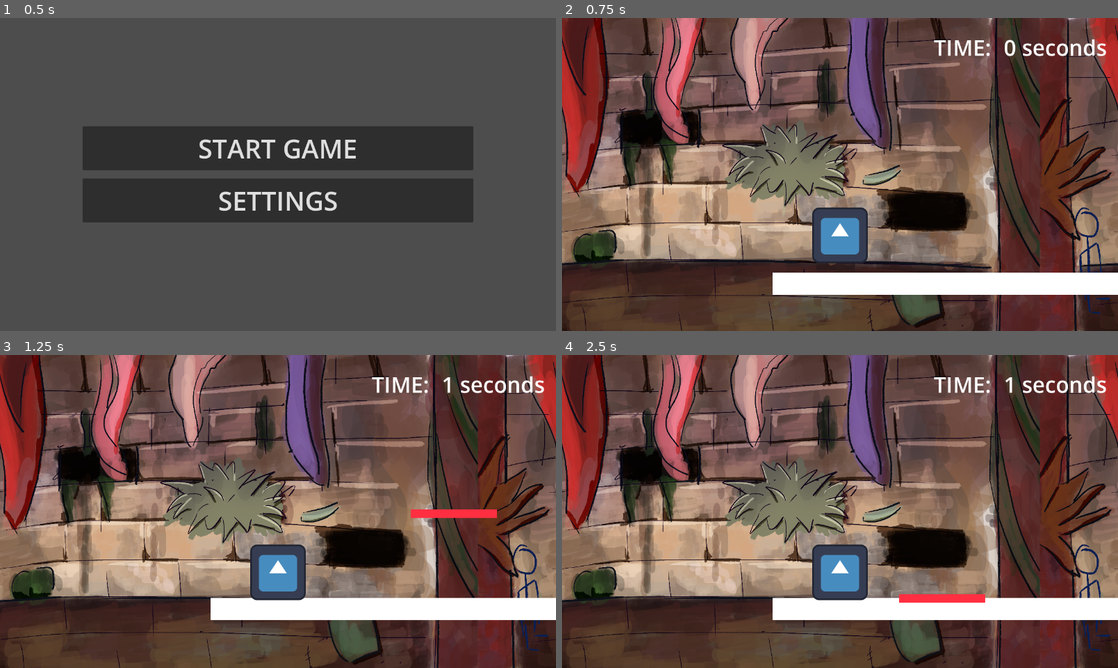
Above: before the commit, frames 1-4 (two rows, left to right).
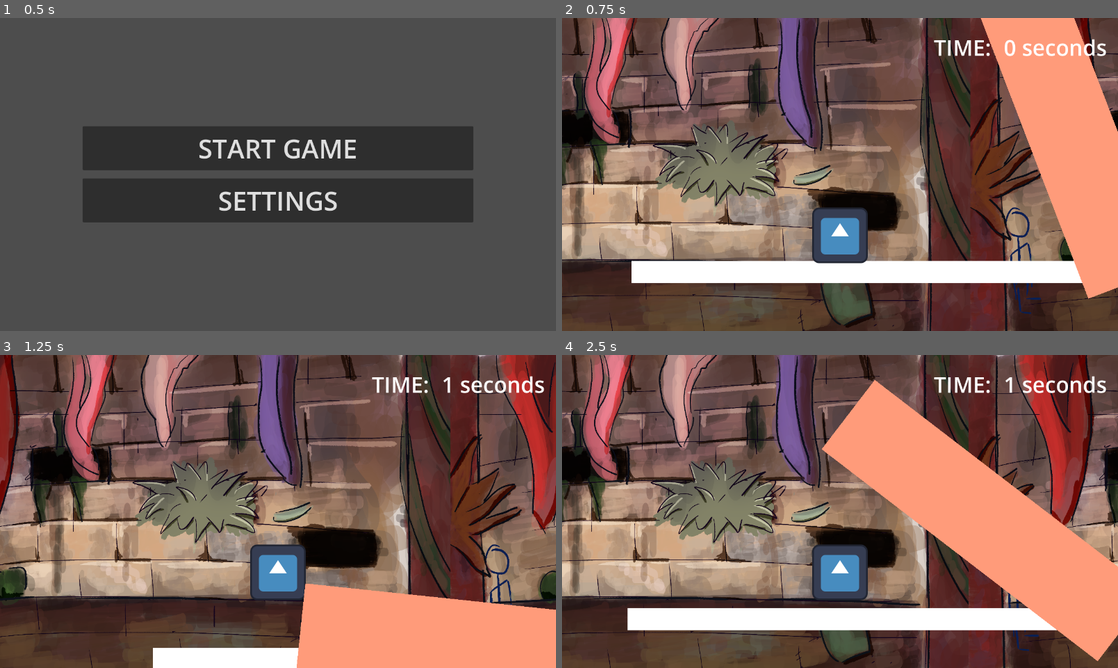
Above: after the commit, the same moments.

Repository: MagusCurt/IGDB-Jam
Game: Godot game, scene res://ui/main_ui/main_menu.tscn
Same seed, same stepped clock (60 frames per second), same inputs: the game is played once before the commit and once after it. The engine's default icon, where the game draws it, is replaced by a stand-in: a white triangle on a blue panel in a dark square.
Inputs:
- Up to frame 1 (0.5 s): no input
- Up to frame 2 (0.75 s): click "START GAME" at 0.5 s
- Up to frame 3 (1.25 s): no input
- Up to frame 4 (2.5 s): hold D (right) 1.28-2 s; tap P (P) at 1.35 s; tap W (up) at 1.52 s; click "RESTART" at 2 s

Frame 1 is identical in both runs. In frame 2, 72% of the frame differs, in the area x 0-100%, y 0-100%; in frame 3, 65%; in frame 4, 73%.

Commit message:
worked on adding the tutorial

Diff:
--- a/levels/#base.tscn
+++ b/levels/#base.tscn
@@ -46,28 +46,29 @@
 [node name="Player" parent="." instance=ExtResource("2_ingcu")]
 position = Vector2(1000, 400)
 
-[node name="Path2D" type="Path2D" parent="."]
+[node name="Ref Path2D" type="Path2D" parent="."]
+visible = false
 scale = Vector2(0.989118, 1.02084)
 curve = SubResource("Curve2D_0e48y")
 
-[node name="PathFollow2D" type="PathFollow2D" parent="Path2D"]
+[node name="PathFollow2D" type="PathFollow2D" parent="Ref Path2D"]
 position = Vector2(1098.96, 856.154)
 rotates = false
 loop = false
 script = ExtResource("4_afuap")
 
-[node name="RemoteTransform2D" type="RemoteTransform2D" parent="Path2D/PathFollow2D"]
+[node name="RemoteTransform2D" type="RemoteTransform2D" parent="Ref Path2D/PathFollow2D"]
 remote_path = NodePath("../../AnimatableBody2D")
 
-[node name="AnimatableBody2D" type="AnimatableBody2D" parent="Path2D"]
+[node name="AnimatableBody2D" type="AnimatableBody2D" parent="Ref Path2D"]
 position = Vector2(1098.96, 856.154)
 scale = Vector2(1, 1)
 
-[node name="CollisionShape2D" type="CollisionShape2D" parent="Path2D/AnimatableBody2D"]
+[node name="CollisionShape2D" type="CollisionShape2D" parent="Ref Path2D/AnimatableBody2D"]
 scale = Vector2(10, 1)
 shape = SubResource("RectangleShape2D_0hol4")
 
-[node name="ColorRect" type="ColorRect" parent="Path2D/AnimatableBody2D/CollisionShape2D"]
+[node name="ColorRect" type="ColorRect" parent="Ref Path2D/AnimatableBody2D/CollisionShape2D"]
 anchors_preset = 8
 anchor_left = 0.5
 anchor_top = 0.5
@@ -87,7 +88,7 @@
 
 [node name="Parallax2D" type="Parallax2D" parent="ParallaxBackgeound"]
 scroll_scale = Vector2(1.5, 1)
-repeat_size = Vector2(1280, 720)
+repeat_size = Vector2(1280, 0)
 repeat_times = 10
 
 [node name="Control" type="Control" parent="ParallaxBackgeound/Parallax2D"]
--- a/levels/path_follow_2d.gd
+++ b/levels/path_follow_2d.gd
@@ -6,7 +6,12 @@
 
 @export var activation_time: float = 0.0
 
+@export var rotation_direction: int = 0 # 0 for no rotation, 1 for clockwise, -1 for counter-clockwise
+@export var rotation_max: float = 360
+
 var end_time = 0
+
+@onready var child = get_children()[0]
 
 func _process(delta: float) -> void:
 	if TimeSingleton.ui_time >= activation_time:
@@ -16,8 +21,10 @@
 	progress_ratio += delta * speed
 
 	if progress_ratio >= 1.0 and end_time == 0:
-		print_debug("end time set")
 		end_time = TimeSingleton.ui_time
+
+	if child:
+		child.rotation_degrees = rotation_direction * progress_ratio * rotation_max
 
 
 	if TimeSingleton.global_time_scale == -1:
--- /dev/null
+++ b/levels/variants/tutorial.tscn
@@ -0,0 +1,50 @@
+[gd_scene load_steps=5 format=3 uid="uid://disg8o8s31tuj"]
+
+[ext_resource type="PackedScene" uid="uid://ywqdmn8dv782" path="res://levels/#base.tscn" id="1_41m8u"]
+[ext_resource type="Script" uid="uid://b78wpbt6pvtls" path="res://levels/path_follow_2d.gd" id="2_x6el4"]
+
+[sub_resource type="Curve2D" id="Curve2D_41m8u"]
+_data = {
+"points": PackedVector2Array(0, 0, 0, 0, 0, 0, 53.845, -41.745, -53.845, 41.745, -106, 42, 0, 0, 0, 0, -156, 137)
+}
+point_count = 3
+
+[sub_resource type="RectangleShape2D" id="RectangleShape2D_x6el4"]
+size = Vector2(200, 800)
+
+[node name="Node2D" instance=ExtResource("1_41m8u")]
+
+[node name="Player" parent="." index="2"]
+position = Vector2(1325, 427)
+
+[node name="AnimatableBody2D" parent="Ref Path2D" index="1"]
+position = Vector2(1098.96, 856.154)
+scale = Vector2(1, 1)
+
+[node name="Parallax2D" parent="ParallaxBackgeound" index="0"]
+scroll_offset = Vector2(3, 0)
+
+[node name="Path2D" type="Path2D" parent="." index="6"]
+position = Vector2(1986.63, 400)
+curve = SubResource("Curve2D_41m8u")
+
+[node name="PathFollow2D" type="PathFollow2D" parent="Path2D" index="0"]
+rotates = false
+loop = false
+script = ExtResource("2_x6el4")
+speed = 1.4
+rotation_direction = -1
+rotation_max = 90.0
+
+[node name="StaticBody2D" type="StaticBody2D" parent="Path2D/PathFollow2D" index="0"]
+
+[node name="CollisionShape2D" type="CollisionShape2D" parent="Path2D/PathFollow2D/StaticBody2D" index="0"]
+position = Vector2(0, -250)
+shape = SubResource("RectangleShape2D_x6el4")
+
+[node name="ColorRect" type="ColorRect" parent="Path2D/PathFollow2D/StaticBody2D" index="1"]
+offset_left = -99.0
+offset_top = -650.0
+offset_right = 102.0
+offset_bottom = 151.0
+color = Color(1, 0.607843, 0.478431, 1)
--- a/ui/game_ui/gui.tscn
+++ b/ui/game_ui/gui.tscn
@@ -121,5 +121,11 @@
 theme_override_font_sizes/font_size = 80
 text = "QUIT"
 
+[node name="Tutorials" type="Control" parent="."]
+layout_mode = 3
+anchors_preset = 0
+offset_right = 40.0
+offset_bottom = 40.0
+
 [connection signal="pressed" from="PauseMenu/Panel/MarginContainer/VBoxContainer/Resume" to="PauseMenu" method="_on_resume_pressed"]
 [connection signal="pressed" from="PauseMenu/Panel/MarginContainer/VBoxContainer/Restart" to="PauseMenu" method="_on_restart_pressed"]
--- a/ui/main_ui/main_menu.gd
+++ b/ui/main_ui/main_menu.gd
@@ -4,4 +4,4 @@
 
 func _on_start_pressed() -> void:
 	#change scene to the main game
-	get_tree().change_scene_to_file("res://levels/#base.tscn")
+	get_tree().change_scene_to_file("res://levels/variants/tutorial.tscn")
Not shown, changed: export_presets.cfg
